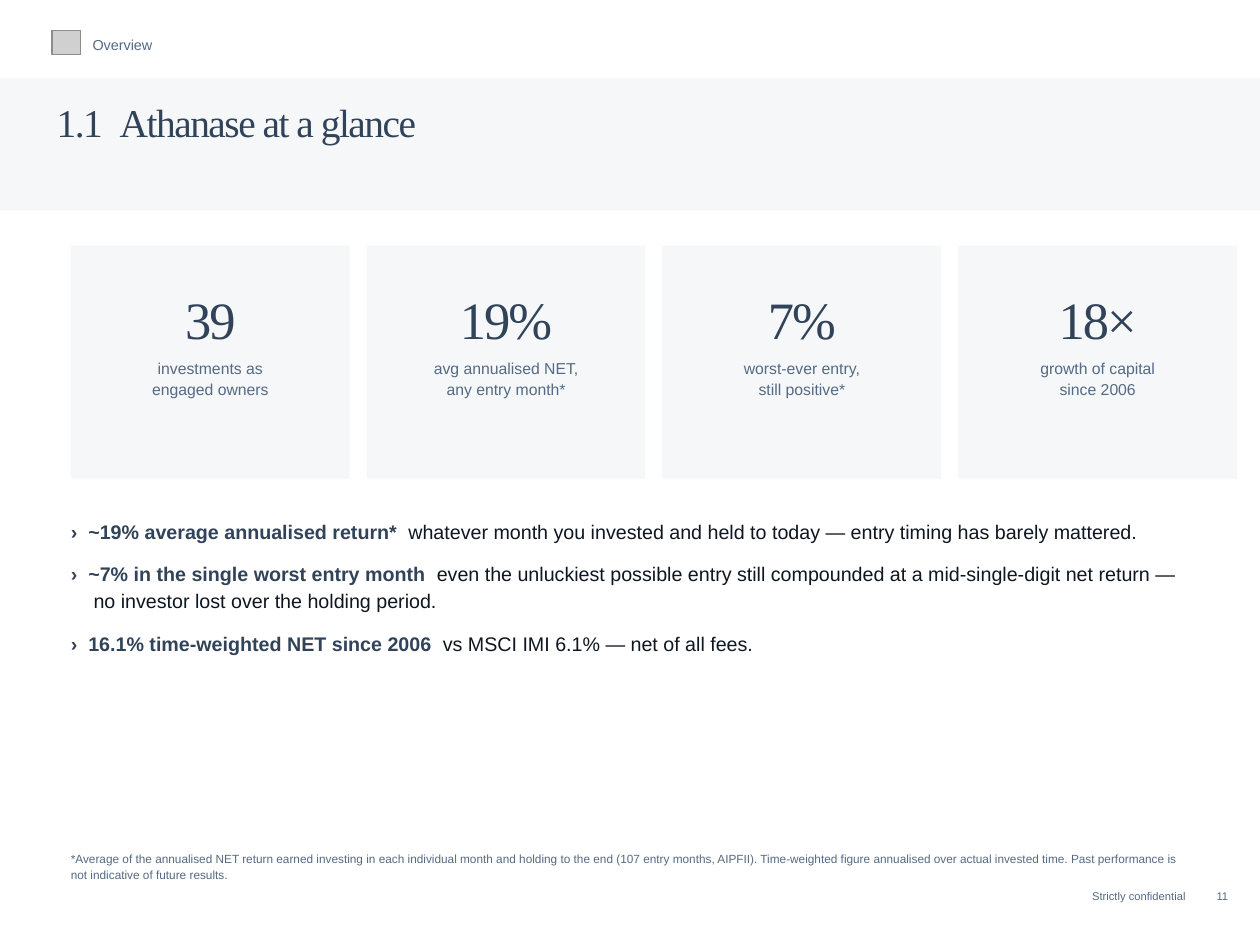
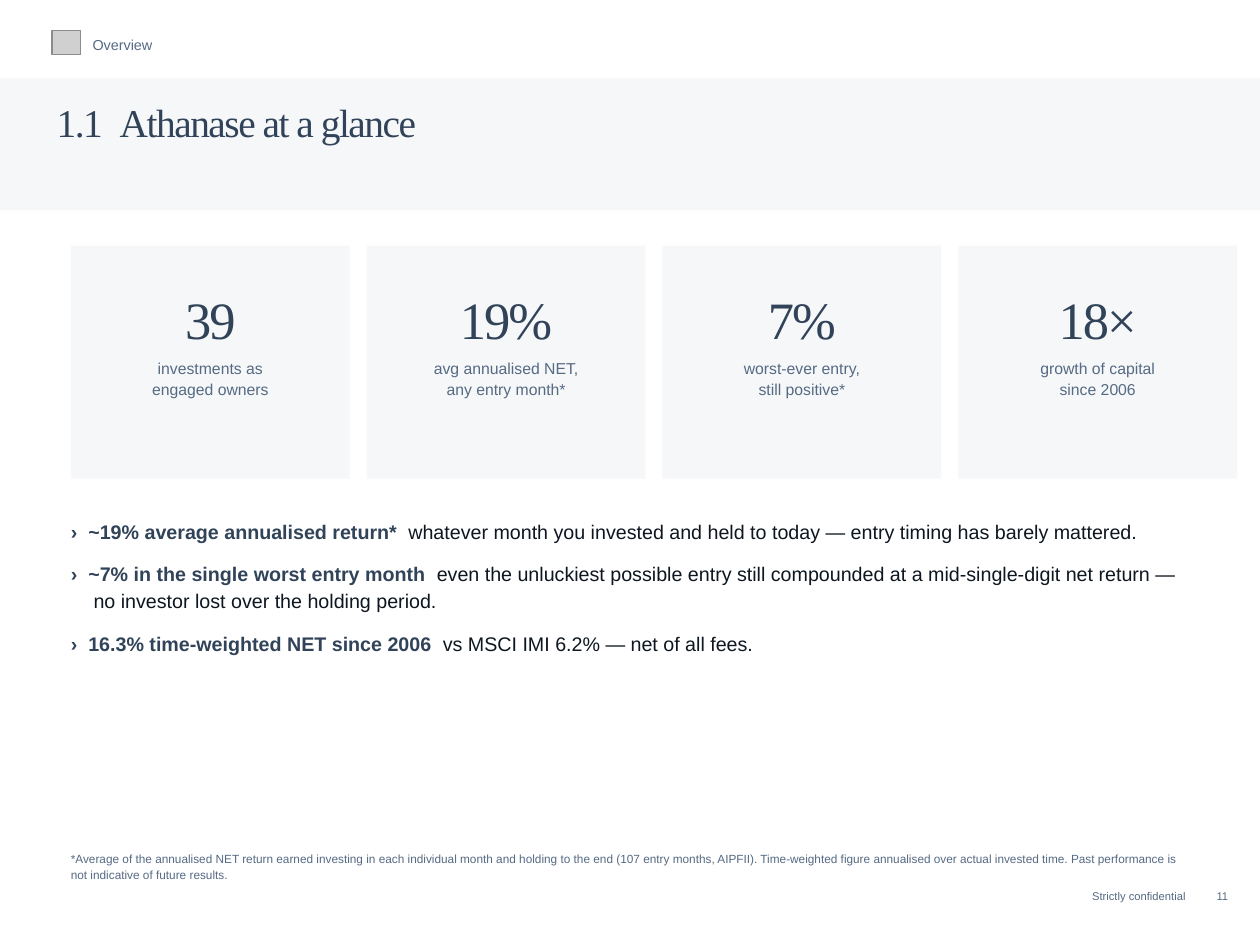
Before and after one commit to charette-lab/Claude, a slide deck: slide 14 of Athanase_Engaged_Ownership_Allocator_Deck.pptx. Drawn at 1260x945 pixels with LibreOffice and Linux fonts; fonts in the diff are those of the drawing; grey boxes stand for pictures. Boxes give left, top, right and bottom in pixels: in the first picture for what was removed or moved away, otherwise in the second. Text is boxed around its words. In the diff, an @@ line names an element or a change of style, - is before the commit and + after.

```diff
--- a/Athanase_Engaged_Ownership_Allocator_Deck.pptx
+++ b/Athanase_Engaged_Ownership_Allocator_Deck.pptx
@@ text at [88, 636, 753, 655]: text changed @@
-› 16.1% time-weighted NET since 2006 vs MSCI IMI 6.1% — net of all fees.
+› 16.3% time-weighted NET since 2006 vs MSCI IMI 6.2% — net of all fees.
```
Also in this commit, not shown: 5 other slides changed, 1 other file.
